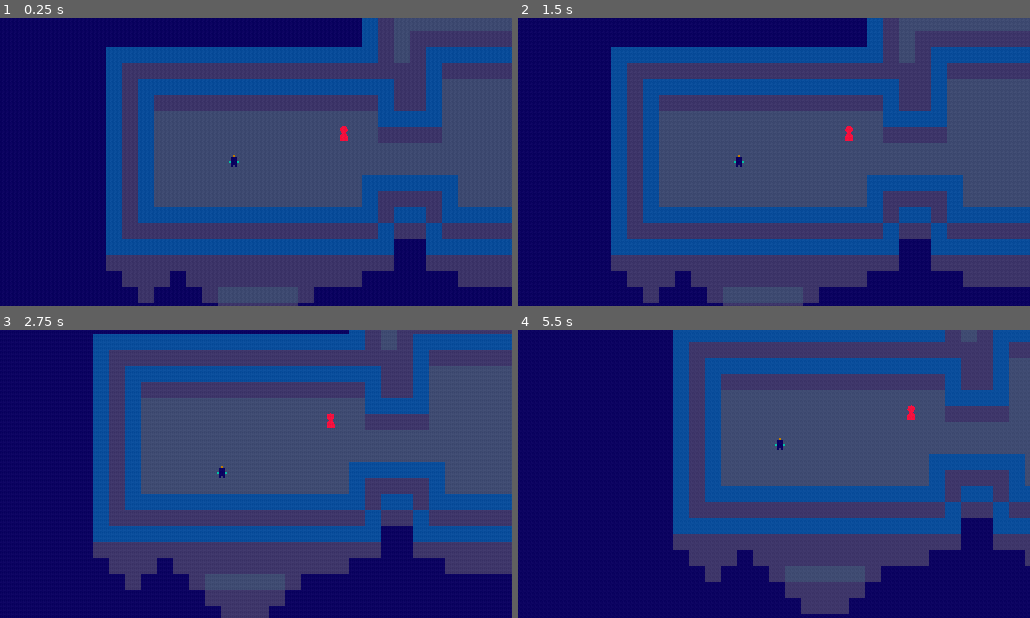
Above: before the commit, frames 1-4 (two rows, left to right).
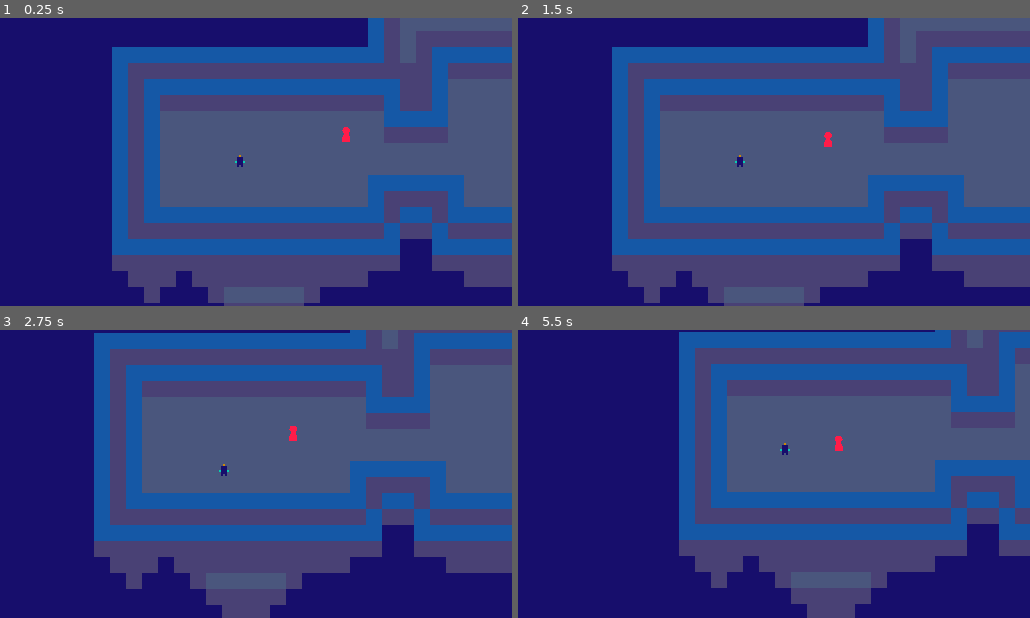
Above: after the commit, the same moments.

Repository: Protiuns/projeto-mvp
Game: Godot game, scene res://Fazes/arena_batalha.tscn
Same seed, same stepped clock (60 frames per second), same inputs: the game is played once before the commit and once after it. This scene is started directly instead of the project's main scene.
Inputs:
- Up to frame 1 (0.25 s): no input
- Up to frame 2 (1.5 s): hold D (Direita) 0.53-1.28 s; hold J (Ataque) 0.53-1.28 s; hold S (Baixo) from 1.28 s (still down); tap J (Ataque) at 1.35 s
- Up to frame 3 (2.75 s): release S (Baixo) at 2.03 s; hold D (Direita) from 2.03 s (still down); hold J (Ataque) from 2.03 s (still down)
- Up to frame 4 (5.5 s): release D (Direita) at 2.78 s; release J (Ataque) at 2.78 s; hold W (Cima) 2.78-3.53 s; tap J (Ataque) at 2.85, 4.35 s; hold J (Ataque) 3.53-4.28 s; hold A (Esquerda) 3.53-5.03 s; hold S (Baixo) from 5.03 s (still down); hold J (Ataque) from 5.03 s (still down)

The runs differ from the first frame. In frame 1, 5.9% of the frame differs, in the area x 20-91%, y 0-100%; in frame 2, 1.1%; in frame 3, 3.6%; in frame 4, 16%, in the area x 30-100%, y 0-100%.

Commit message:
Começo da Arvore de Comportamentos

Diff:
--- a/Fazes/arena_batalha.tscn
+++ b/Fazes/arena_batalha.tscn
@@ -1,12 +1,9 @@
-[gd_scene load_steps=21 format=3 uid="uid://dwfymfopthuo5"]
+[gd_scene load_steps=8 format=3 uid="uid://dwfymfopthuo5"]
 
 [ext_resource type="Texture2D" uid="uid://4y8stctxy2hs" path="res://Imagens/Assets/TilesTemporários.png" id="1_4xnuh"]
 [ext_resource type="PackedScene" uid="uid://b6spunkmdm5tb" path="res://Prefabs/Jogador/jogador.tscn" id="1_p7jko"]
 [ext_resource type="PackedScene" uid="uid://khvd146htalo" path="res://Prefabs/Camera/controle_de_camera.tscn" id="2_esors"]
-[ext_resource type="PackedScene" uid="uid://dpmxfedy3ogbo" path="res://Prefabs/Aparencia/modificador_de_tela.tscn" id="3_xto6l"]
 [ext_resource type="PackedScene" uid="uid://dp6nt4gk7l1iw" path="res://Prefabs/Monstros/monstro_caçar.tscn" id="4_7n4ji"]
-[ext_resource type="Shader" path="res://Materiais/Shaiders/TelaMudante.gdshader" id="5_p0wi8"]
-[ext_resource type="Script" path="res://Prefabs/Aparencia/modificador_de_tela.gd" id="6_t8574"]
 
 [sub_resource type="ShaderMaterial" id="ShaderMaterial_orqsh"]
 
@@ -110,46 +107,6 @@
 physics_layer_0/collision_layer = 1
 sources/0 = SubResource("TileSetAtlasSource_5lrfj")
 
-[sub_resource type="Gradient" id="Gradient_w4dne"]
-offsets = PackedFloat32Array(0, 0.124514, 0.891051, 1)
-colors = PackedColorArray(0, 0, 0, 1, 0.361089, 0.361089, 0.361089, 1, 0.564202, 0.564202, 0.564202, 1, 1, 1, 1, 1)
-
-[sub_resource type="FastNoiseLite" id="FastNoiseLite_3d3es"]
-
-[sub_resource type="NoiseTexture2D" id="NoiseTexture2D_42n3s"]
-color_ramp = SubResource("Gradient_w4dne")
-noise = SubResource("FastNoiseLite_3d3es")
-
-[sub_resource type="Gradient" id="Gradient_twfh8"]
-offsets = PackedFloat32Array(0, 0.124514, 0.891051, 1)
-colors = PackedColorArray(0, 0, 0, 1, 0.361089, 0.361089, 0.361089, 1, 0.564202, 0.564202, 0.564202, 1, 1, 1, 1, 1)
-
-[sub_resource type="FastNoiseLite" id="FastNoiseLite_jn2vi"]
-
-[sub_resource type="NoiseTexture2D" id="NoiseTexture2D_oi15m"]
-color_ramp = SubResource("Gradient_twfh8")
-noise = SubResource("FastNoiseLite_jn2vi")
-
-[sub_resource type="Gradient" id="Gradient_jkhpr"]
-
-[sub_resource type="FastNoiseLite" id="FastNoiseLite_l0di5"]
-noise_type = 2
-frequency = 0.1975
-
-[sub_resource type="NoiseTexture2D" id="NoiseTexture2D_1b4cy"]
-width = 2000
-height = 2000
-color_ramp = SubResource("Gradient_jkhpr")
-noise = SubResource("FastNoiseLite_l0di5")
-
-[sub_resource type="ShaderMaterial" id="ShaderMaterial_5bu8o"]
-shader = ExtResource("5_p0wi8")
-shader_parameter/scroll = Vector2(0.05, 0.05)
-shader_parameter/distorcao_cores = -0.102
-shader_parameter/noise_r = SubResource("NoiseTexture2D_1b4cy")
-shader_parameter/noise_g = SubResource("NoiseTexture2D_oi15m")
-shader_parameter/noise_b = SubResource("NoiseTexture2D_42n3s")
-
 [node name="ArenaBatalha" type="Node2D"]
 
 [node name="Jogador" parent="." instance=ExtResource("1_p7jko")]
@@ -163,10 +120,10 @@
 
 [node name="Controle de Camera" parent="." node_paths=PackedStringArray("Alvo") instance=ExtResource("2_esors")]
 Alvo = NodePath("../Jogador")
+CametraDestino_segundos = 0.8
 
-[node name="Modificador de tela" parent="Controle de Camera" instance=ExtResource("3_xto6l")]
-material = SubResource("ShaderMaterial_5bu8o")
-script = ExtResource("6_t8574")
-
-[node name="MonstroCaçar" parent="." instance=ExtResource("4_7n4ji")]
+[node name="MonstroCaçar" parent="." node_paths=PackedStringArray("Destino") instance=ExtResource("4_7n4ji")]
 position = Vector2(206, 53)
+motion_mode = 1
+Velocidade = 15.0
+Destino = NodePath("../Jogador")
--- a/Prefabs/Monstros/monstro_caçar.tscn
+++ b/Prefabs/Monstros/monstro_caçar.tscn
@@ -1,6 +1,10 @@
-[gd_scene load_steps=5 format=3 uid="uid://dp6nt4gk7l1iw"]
+[gd_scene load_steps=10 format=3 uid="uid://dp6nt4gk7l1iw"]
 
+[ext_resource type="Script" path="res://Scripts/Componentes/Movimentação/ControleMovimentacao_comp.gd" id="1_42yfo"]
 [ext_resource type="Script" path="res://Scripts/Componentes/VidaComp.gd" id="1_dx5eh"]
+[ext_resource type="Script" path="res://Scripts/ControleAções/ControleDeAções.gd" id="2_wdks5"]
+[ext_resource type="Script" path="res://Scripts/ArvoreDeComportamento/ArvoreDeComandosRaiz.gd" id="3_u8t78"]
+[ext_resource type="Script" path="res://Scripts/ArvoreDeComportamento/Tarefa.gd" id="4_57ulh"]
 
 [sub_resource type="CircleShape2D" id="CircleShape2D_dg1xk"]
 radius = 4.12311
@@ -13,7 +17,16 @@
 "Atacando": SubResource("Animation_f6p2q")
 }
 
+[sub_resource type="CapsuleShape2D" id="CapsuleShape2D_atg5a"]
+radius = 5.0
+height = 18.0
+
 [node name="MonstroCaçar" type="CharacterBody2D"]
+script = ExtResource("1_42yfo")
+
+[node name="CollisionShape2D" type="CollisionShape2D" parent="."]
+position = Vector2(0, 5.42)
+shape = SubResource("CircleShape2D_dg1xk")
 
 [node name="Polygon2D" type="Polygon2D" parent="."]
 position = Vector2(-3.05882, 1.89474)
@@ -21,9 +34,15 @@
 color = Color(1, 0.109804, 0.286275, 1)
 polygon = PackedVector2Array(-0.761902, 9, -0.761902, 3, 0.857147, -1, -0.761902, -5, 0.0476379, -9, 2.4762, -10, 4.90475, -9, 5.71429, -5, 4.09525, -1, 5.71429, 3, 5.71429, 9)
 
-[node name="CollisionShape2D" type="CollisionShape2D" parent="."]
-position = Vector2(0, 5.42)
-shape = SubResource("CircleShape2D_dg1xk")
+[node name="ControleDeAções" type="Node" parent="."]
+script = ExtResource("2_wdks5")
+
+[node name="ArvoreDeComandosRaiz" type="Node" parent="."]
+script = ExtResource("3_u8t78")
+
+[node name="Tarefa" type="Node" parent="ArvoreDeComandosRaiz" node_paths=PackedStringArray("ArvoreComandos")]
+script = ExtResource("4_57ulh")
+ArvoreComandos = NodePath("..")
 
 [node name="AnimationPlayer" type="AnimationPlayer" parent="."]
 libraries = {
@@ -34,3 +53,6 @@
 script = ExtResource("1_dx5eh")
 
 [node name="AlvoAcerto_Comp" type="Area2D" parent="."]
+
+[node name="CollisionShape2D" type="CollisionShape2D" parent="AlvoAcerto_Comp"]
+shape = SubResource("CapsuleShape2D_atg5a")
--- /dev/null
+++ b/Scripts/ArvoreDeComportamento/ArvoreDeComandosRaiz.gd
@@ -0,0 +1,12 @@
+extends ArvoreDeComendos
+
+const QuadroDeDados = preload("./QuadorDeDadosArvore.gd")
+@onready var quadro = QadroDeDadosArvore.new()
+func _ready():
+	pass # Replace with function body.
+
+
+# Called every frame. 'delta' is the elapsed time since the previous frame.
+func _process(delta):
+
+	pass
--- /dev/null
+++ b/Scripts/ArvoreDeComportamento/ArvoreDeComportamento.gd
@@ -0,0 +1,8 @@
+extends Node
+class_name ArvoreDeComendos
+enum Estados {Sucesso, Fracasso, Rodando}
+# Called when the node enters the scene tree for the first time.
+
+func Rodar(ator , quadroDeTarefas):
+	var arvere = ArvoreDeComendos.new()
+	pass
--- /dev/null
+++ b/Scripts/ArvoreDeComportamento/QuadorDeDadosArvore.gd
@@ -0,0 +1,25 @@
+extends Node
+class_name QadroDeDadosArvore
+
+var quadro = {}
+
+func Definir(chave, valor, quadro_nome = 'padrao'):
+	if not quadro.has(quadro_nome):
+		quadro[quadro_nome] = {}
+
+	quadro[quadro_nome][chave] = valor
+
+
+func Obter(chave, valor_padrao = null, quadro_nome = 'padrao'):
+	if Contem(chave, quadro_nome):
+		return quadro[quadro_nome].get(chave, valor_padrao)
+	return valor_padrao
+
+
+func Contem(chave, quadro_nome = 'padrao'):
+	return quadro.has(quadro_nome) and quadro[quadro_nome].has(chave) and quadro[quadro_nome][chave] != null
+
+
+func Apagar(key, blackboard_name = 'default'):
+	if quadro.has(blackboard_name):
+		quadro[blackboard_name][key] = null
--- /dev/null
+++ b/Scripts/ArvoreDeComportamento/Tarefa.gd
@@ -0,0 +1,7 @@
+extends Node
+
+class_name  Tarefa
+@export var ArvoreComandos: ArvoreDeComendos
+
+func  ExecutarTarefa():
+	return
--- a/Scripts/Camera/Controle de Camera.gd
+++ b/Scripts/Camera/Controle de Camera.gd
@@ -1,9 +1,12 @@
 extends Node2D
 
+@export var DistanciaCameraMax = 35
 @export var Alvo  = Node2D
+@export var CametraDestino_segundos = 0.5
+
 @onready var camera = $Camera2D as Camera2D
 var posicaoCameraDesejada = Vector2()
-var distanciaCameraMax = 35
+
 var vetorDistanciaCamera = Vector2(0 , 20)
 
 func _ready():
@@ -15,7 +18,7 @@
 func _process(delta):
 	position = Alvo.position
 
-	vetorDistanciaCamera = Alvo.direcao * distanciaCameraMax
+	vetorDistanciaCamera = Alvo.direcao * DistanciaCameraMax
 	vetorDistanciaCamera = Vector2 (int(vetorDistanciaCamera.x) , int(vetorDistanciaCamera.y))
 	var tween = create_tween()
-	tween.tween_property( camera,"position", vetorDistanciaCamera , 0.5)
+	tween.tween_property( camera,"position", vetorDistanciaCamera , CametraDestino_segundos)
--- /dev/null
+++ b/Scripts/Componentes/Movimentação/ControleMovimentacao_comp.gd
@@ -0,0 +1,29 @@
+extends CharacterBody2D
+class_name ControleMovimentacao
+
+var entrada = Vector2.ZERO
+var movimento_vet = Vector2.ZERO
+var twin: Tween
+
+@export var Velocidade = 0.0
+@export var TempoAteVeloxidadeMax = 0.0
+@export var TempoAteVeloxidadeMin = 0.0
+@export var Destino :Node2D
+
+
+func _physics_process(delta):
+	EntenderEntrada()
+	velocity = movimento_vet
+	move_and_slide()
+
+func EntenderEntrada():
+	entrada = (Destino.position - position).normalized()
+	movimento_vet = entrada * Velocidade
+
+func Mover(Direcao:Vector2):
+	entrada = Direcao.normalized()
+
+func DefinirMovimento(velocidadeMaxima:float, tempoAteVeloxidadeMaxima:float , tempoAteVeloxidadeMinima:float):
+	Velocidade =velocidadeMaxima
+	TempoAteVeloxidadeMax = tempoAteVeloxidadeMaxima
+	TempoAteVeloxidadeMin = tempoAteVeloxidadeMinima
--- a/Scripts/Componentes/VidaComp.gd
+++ b/Scripts/Componentes/VidaComp.gd
@@ -1,13 +1,18 @@
 extends Node
-class_name VidaComp
+class_name Vida_comp
 
 @export var vidaMaxima := 10.0
-var vida: float
+var vida = 0.0
 # Called when the node enters the scene tree for the first time.
 func _ready():
 	vida= vidaMaxima
 
 
-# Called every frame. 'delta' is the elapsed time since the previous frame.
-func dano():
-	pass
+func Dano(danoTomado:float):
+
+	vida -= danoTomado
+	if (vida <= 0):
+		Morrer()
+
+func  Morrer():
+	get_parent().queue_free()
--- /dev/null
+++ b/Scripts/ControleAções/ControleDeAções.gd
@@ -0,0 +1,2 @@
+extends Node
+class_name ControleDeAcoes
